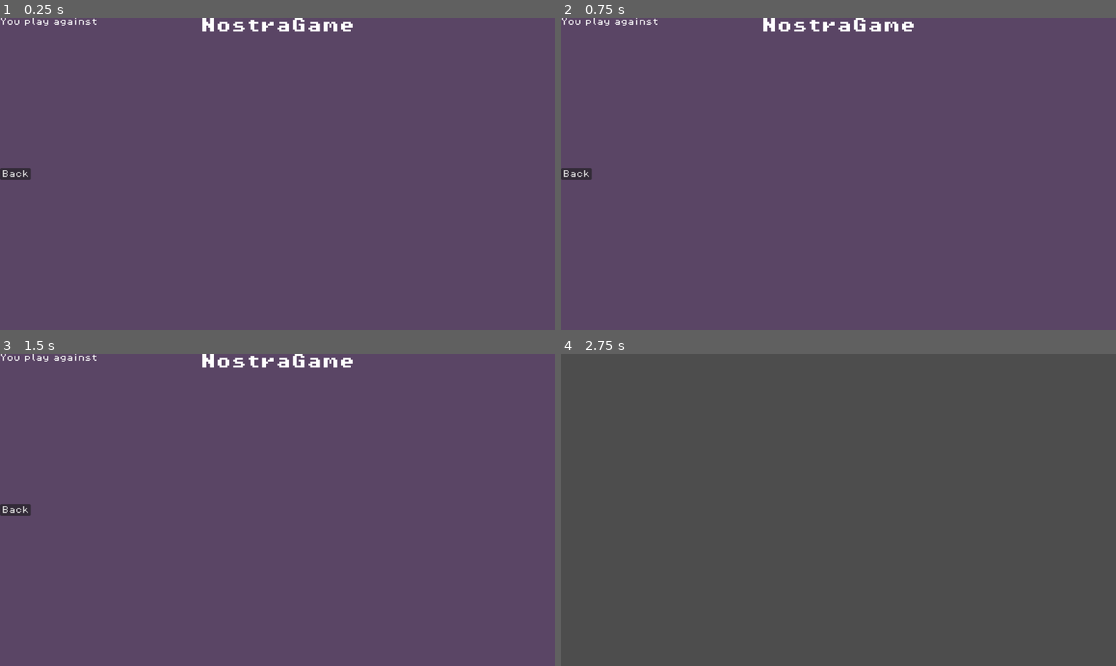
Above: before the commit, frames 1-4 (two rows, left to right).
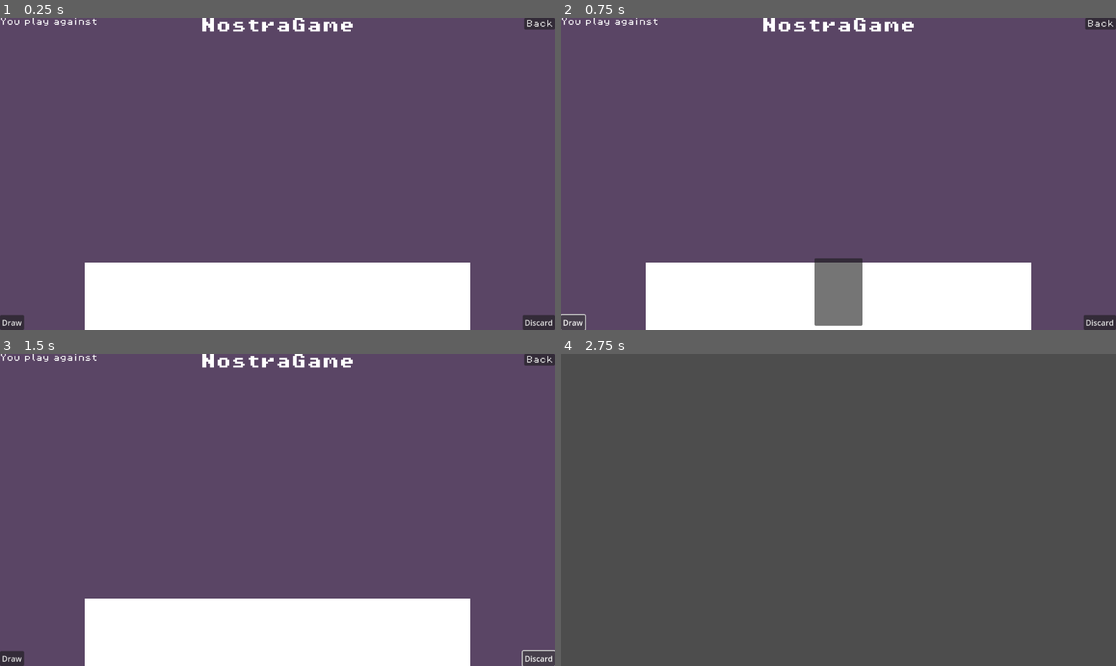
Above: after the commit, the same moments.

Repository: Dobix/godot-nostra
Game: Godot game, scene res://scenes/nostra/nostra_game.tscn
Same seed, same stepped clock (60 frames per second), same inputs: the game is played once before the commit and once after it. This scene is started directly instead of the project's main scene.
Inputs (mouse positions are in pixels of both pictures, inside the frame that each line leads up to):
- Up to frame 1 (0.25 s): no input
- Up to frame 2 (0.75 s): click (572, 323) at 0.5 s, where only the run after the commit has a clickable "Draw"
- Up to frame 3 (1.5 s): click (538, 659) at 1.25 s, where only the run after the commit has a clickable "Discard"
- Up to frame 4 (2.75 s): click "Back" at 2 s

The runs differ from the first frame. In frame 1, 16% of the frame differs, in the area x 0-100%, y 0-100%; in frame 2, 16%; in frame 3, 16%; in frame 4, nothing differs.

Commit message:
added hand ui

Diff:
--- /dev/null
+++ b/scenes/nostra/card.tscn
@@ -0,0 +1,19 @@
+[gd_scene load_steps=3 format=3 uid="uid://cknb61wfrkfuh"]
+
+[ext_resource type="Script" uid="uid://bgbqkkittmgom" path="res://scripts/card.gd" id="1_2cfb2"]
+[ext_resource type="Texture2D" uid="uid://drmn0pjiav1g4" path="res://assets/nostra/cards/01-blue.jpg" id="1_ovagr"]
+
+[node name="Card" type="Panel"]
+custom_minimum_size = Vector2(100, 140)
+offset_right = 100.0
+offset_bottom = 140.0
+pivot_offset = Vector2(50, 140)
+script = ExtResource("1_2cfb2")
+
+[node name="TextureRect" type="TextureRect" parent="."]
+custom_minimum_size = Vector2(100, 140)
+layout_mode = 0
+offset_right = 40.0
+offset_bottom = 40.0
+texture = ExtResource("1_ovagr")
+expand_mode = 1
--- a/scenes/nostra/nostra_game.tscn
+++ b/scenes/nostra/nostra_game.tscn
@@ -1,8 +1,18 @@
-[gd_scene load_steps=4 format=3 uid="uid://cundixctlwxji"]
+[gd_scene load_steps=7 format=3 uid="uid://cundixctlwxji"]
 
 [ext_resource type="FontFile" uid="uid://neu5rnvmfq5t" path="res://assets/fonts/PixelOperator8-Bold.ttf" id="1_8dttg"]
 [ext_resource type="Script" uid="uid://cdgn1htlki2a2" path="res://scripts/nostra_game.gd" id="1_ddfj3"]
 [ext_resource type="FontFile" uid="uid://cv8mder7avim8" path="res://assets/fonts/PixelOperator8.ttf" id="2_ddfj3"]
+[ext_resource type="Script" uid="uid://b6plgix2chsi8" path="res://scripts/hand.gd" id="4_a0bb1"]
+
+[sub_resource type="Curve" id="Curve_a0bb1"]
+_data = [Vector2(0, 0), 0.0, 6.0, 0, 0, Vector2(0.5, 1), 0.0, 0.0, 0, 0, Vector2(1, 0), -6.0, 0.0, 0, 0]
+point_count = 3
+
+[sub_resource type="Curve" id="Curve_gk84w"]
+_limits = [-1.0, 1.0, 0.0, 1.0]
+_data = [Vector2(0, -1), 0.0, 6.0, 0, 0, Vector2(0.5, 1.49012e-08), 0.0, 0.0, 0, 0, Vector2(1, 1), 6.0, 0.0, 0, 0]
+point_count = 3
 
 [node name="Nostra_Game" type="CanvasLayer"]
 script = ExtResource("1_ddfj3")
@@ -14,11 +24,11 @@
 grow_horizontal = 2
 grow_vertical = 2
 
-[node name="ColorRect" type="ColorRect" parent="MarginContainer"]
+[node name="ColorRect_Background" type="ColorRect" parent="MarginContainer"]
 layout_mode = 2
 color = Color(0.353308, 0.2695, 0.395739, 1)
 
-[node name="Heading" type="Label" parent="MarginContainer"]
+[node name="Heading_Label" type="Label" parent="MarginContainer"]
 layout_mode = 2
 size_flags_horizontal = 4
 size_flags_vertical = 0
@@ -33,11 +43,34 @@
 theme_override_fonts/font = ExtResource("2_ddfj3")
 text = "You play against"
 
-[node name="Button" type="Button" parent="MarginContainer"]
+[node name="Button_Back" type="Button" parent="MarginContainer"]
 layout_mode = 2
-size_flags_horizontal = 0
-size_flags_vertical = 4
+size_flags_horizontal = 8
+size_flags_vertical = 0
 theme_override_fonts/font = ExtResource("2_ddfj3")
 text = "Back"
 
-[connection signal="pressed" from="MarginContainer/Button" to="." method="_on_button_pressed"]
+[node name="Button_Draw_Card" type="Button" parent="MarginContainer"]
+layout_mode = 2
+size_flags_horizontal = 0
+size_flags_vertical = 8
+text = "Draw"
+
+[node name="Button_Discard_Card" type="Button" parent="MarginContainer"]
+layout_mode = 2
+size_flags_horizontal = 8
+size_flags_vertical = 8
+text = "Discard"
+
+[node name="Hand" type="ColorRect" parent="MarginContainer"]
+custom_minimum_size = Vector2(800, 140)
+layout_mode = 2
+size_flags_horizontal = 4
+size_flags_vertical = 8
+script = ExtResource("4_a0bb1")
+hand_curve = SubResource("Curve_a0bb1")
+rotation_curve = SubResource("Curve_gk84w")
+
+[connection signal="pressed" from="MarginContainer/Button_Back" to="." method="_on_button_pressed"]
+[connection signal="pressed" from="MarginContainer/Button_Draw_Card" to="." method="_on_button_draw_card_pressed"]
+[connection signal="pressed" from="MarginContainer/Button_Discard_Card" to="." method="_on_button_discard_card_pressed"]
--- /dev/null
+++ b/scripts/card.gd
@@ -0,0 +1,10 @@
+class_name Card
+extends Panel
+
+const SIZE := Vector2(100, 140)
+
+@export var image: Texture2D
+@onready var texture_rect: TextureRect = $TextureRect
+
+func _ready() -> void:
+	texture_rect.texture = image
--- /dev/null
+++ b/scripts/hand.gd
@@ -0,0 +1,53 @@
+class_name Hand
+extends ColorRect
+
+const CARD = preload("res://scenes/nostra/card.tscn")
+
+@export var hand_curve: Curve
+@export var rotation_curve: Curve
+
+@export var max_rotation_degrees := 5
+@export var x_sep := -10
+@export var y_min := 0
+@export var y_max := -15
+
+func draw_card() -> void:
+	var new_card = CARD.instantiate()
+	#new_card.image = "res://assets/nostra/cards/01-blue.jpg"
+	add_child(new_card)
+	_update_cards()
+
+func discard_card() -> void:
+	if get_child_count() < 1:
+		return
+
+	var child := get_child(-1)
+	child.reparent(get_tree().root)
+	child.queue_free()
+	_update_cards()
+
+func _update_cards() -> void:
+	var cards := get_child_count()
+	var all_cards_size := Card.SIZE.x * cards + x_sep * (cards - 1)
+	var final_x_sep := x_sep
+
+	if all_cards_size > size.x:
+		final_x_sep = (size.x - Card.SIZE.x * cards) / (cards - 1)
+		all_cards_size = size.x
+
+	var offset := (size.x - all_cards_size) / 2
+
+	for i in cards:
+		var card := get_child(i)
+		var y_multiplier := hand_curve.sample(1.0 / (cards-1) * i)
+		var rot_multiplier := rotation_curve.sample(1.0 / (cards-1) * i)
+
+		if cards == 1:
+			y_multiplier = 0.6
+			rot_multiplier = 0.0
+
+		var final_x: float = offset + Card.SIZE.x * i + final_x_sep * i
+		var final_y: float = y_min + y_max * y_multiplier
+
+		card.position = Vector2(final_x, final_y)
+		card.rotation_degrees = max_rotation_degrees * rot_multiplier
--- a/scripts/nostra_game.gd
+++ b/scripts/nostra_game.gd
@@ -1,6 +1,7 @@
 extends CanvasLayer
 
 @onready var deck_manager = preload("res://scripts/deck_manager.gd").new()
+@onready var hand: ColorRect = $MarginContainer/Hand
 
 var player_deck: Array[CardData] = []
 var npc_deck: Array[CardData] = []
@@ -22,21 +23,28 @@
 	npc_hand = deck_manager.draw_cards_from_deck(npc_deck, 3)
 
 	# Debug check
-	print("Spielerdeck:")
-	for card in player_deck:
-		print(" - ", card.name+" ", card.color)
+	#print("Spielerdeck:")
+	#for card in player_deck:
+		#print(" - ", card.name+" ", card.color)
+#
+	#print("Gegnerdeck:")
+	#for card in npc_deck:
+		#print(" - ", card.name+" ", card.color)
+	#
+	#print("Player Hand:")
+	#for c in player_hand:
+		#print(c.name+" ", c.color)
+#
+	#print("NPC Hand:")
+	#for c in npc_hand:
+		#print(c.name+" ", c.color)
 
-	print("Gegnerdeck:")
-	for card in npc_deck:
-		print(" - ", card.name+" ", card.color)
+func _on_button_draw_card_pressed() -> void:
+	hand.draw_card()
 
-	print("Player Hand:")
-	for c in player_hand:
-		print(c.name+" ", c.color)
+func _on_button_discard_card_pressed() -> void:
+	hand.discard_card()
 
-	print("NPC Hand:")
-	for c in npc_hand:
-		print(c.name+" ", c.color)
 
 func _on_button_pressed() -> void:
 	Main.switch_scene("overworld")
Not shown, added: scripts/card.gd.uid
Not shown, added: scripts/hand.gd.uid
